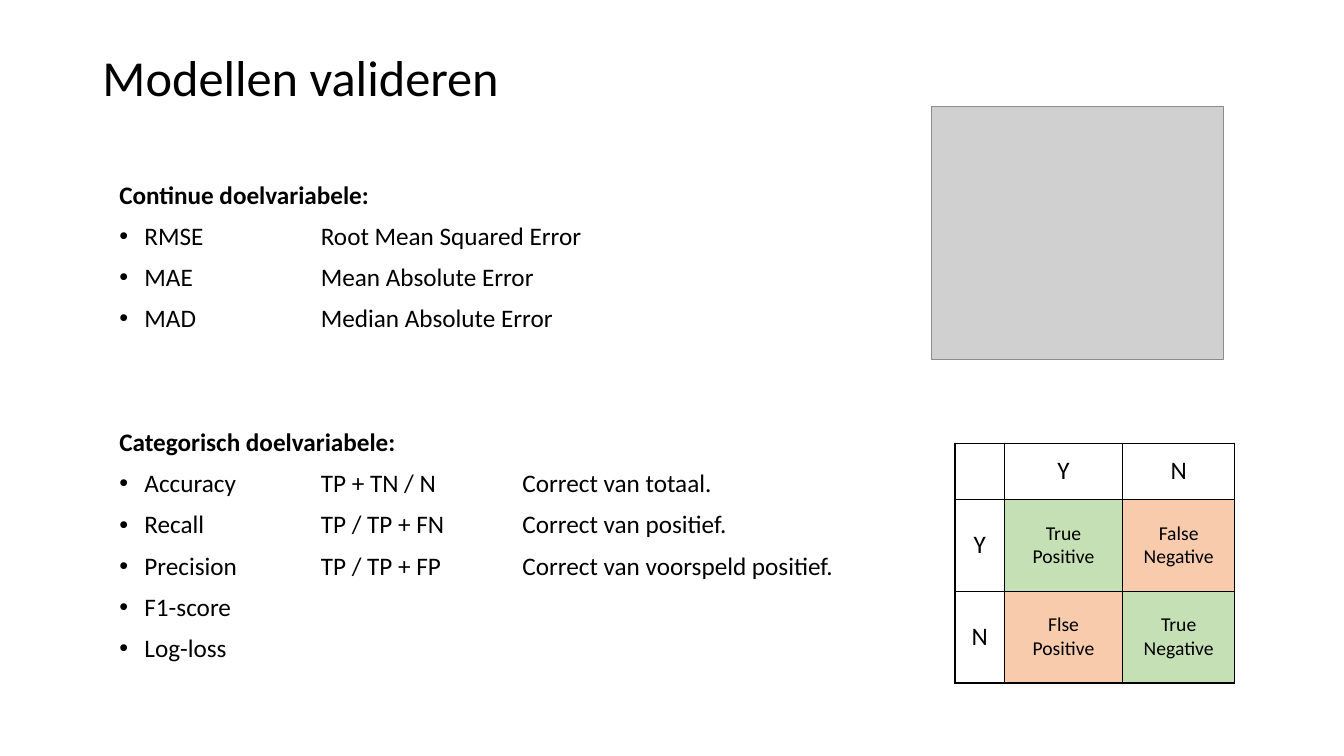
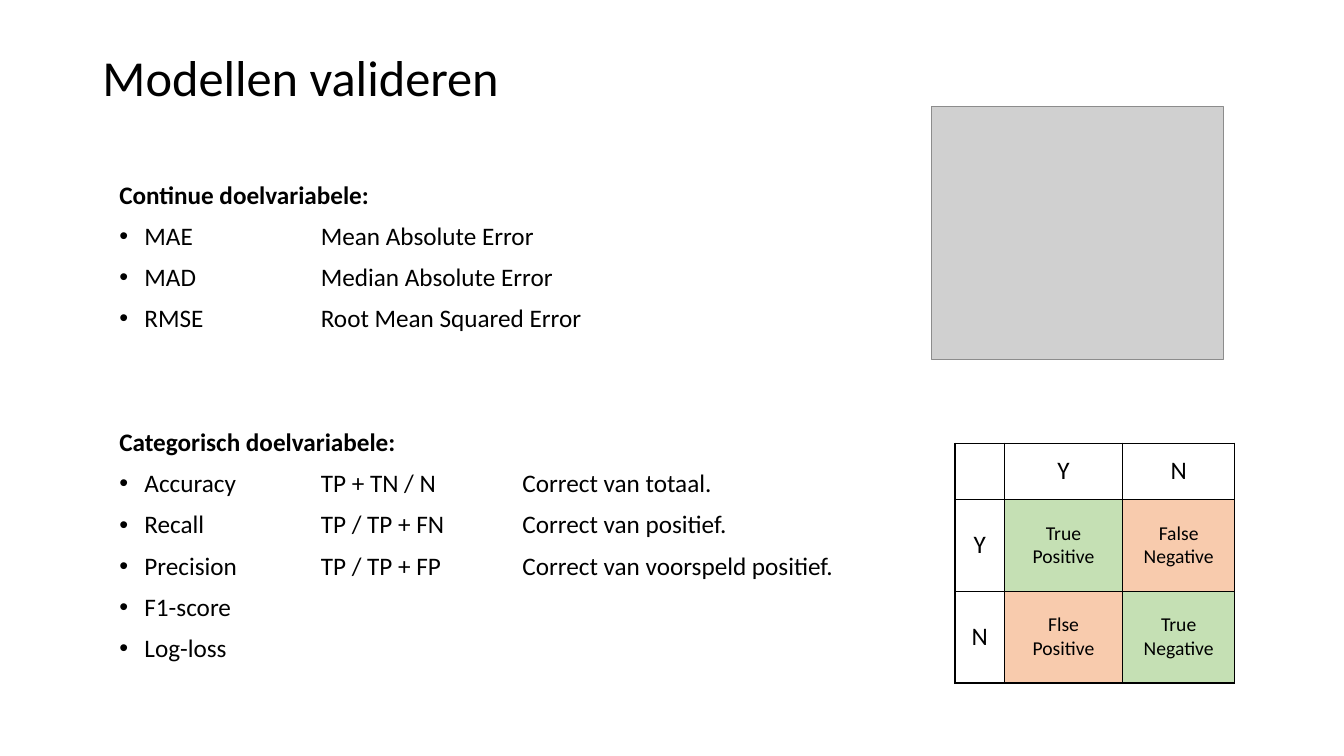
Before and after one commit to LFKoning/knowledge-sharing, a slide deck: slide 32 of python_course/4_scikit_learn/python_cursus_4.pptx. Drawn at 1344x756 pixels with LibreOffice and Linux fonts; fonts in the diff are those of the drawing; grey boxes stand for pictures. Boxes give left, top, right and bottom in pixels: in the first picture for what was removed or moved away, otherwise in the second. Text is boxed around its words. In the diff, an @@ line names an element or a change of style, - is before the commit and + after.

```diff
--- a/python_course/4_scikit_learn/python_cursus_4.pptx
+++ b/python_course/4_scikit_learn/python_cursus_4.pptx
@@ text at bbox=[144, 227, 581, 249]: paragraph removed @@
-• RMSE Root Mean Squared Error
@@ text at bbox=[144, 309, 581, 331]: paragraph added @@
+• RMSE Root Mean Squared Error
```
Also in this commit, not shown: 24 other slides changed, 2 slides added, 2 slides removed, 4 other files.
